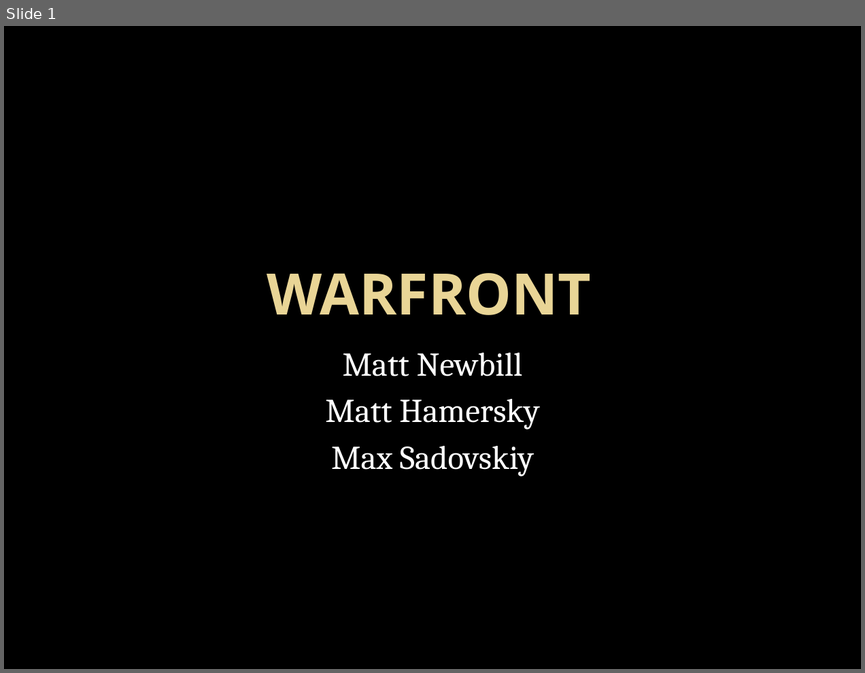
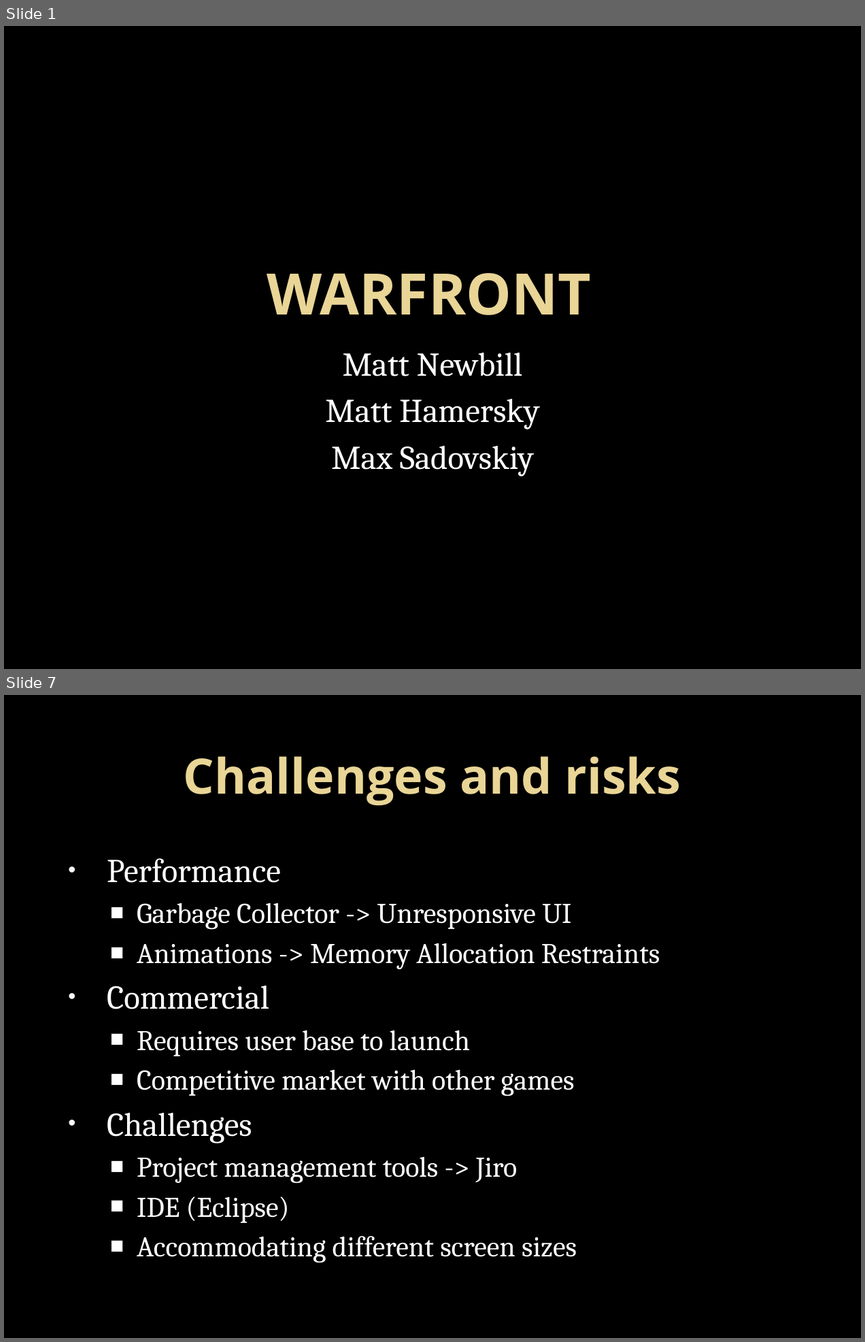
Before and after one commit to MattNewbill/android_combat_game, a slide deck: Project Specs/Matt N part 1 design.pptx. Shown one above the other, each under a label of ours: slide 1 before the commit, slides 1 and 7 after it; the slides between them are not shown. The pictures are 865x673 and 865x1342 pixels, drawn with LibreOffice and Linux fonts; fonts in the diff are those of the drawing; background and template pictures are left out. Boxes give left, top, right and bottom in pixels: in the first picture for what was removed or moved away, otherwise in the second. Text is boxed around its words. In the diff, an @@ line names an element or a change of style, - is before the commit and + after.

```diff
--- a/Project Specs/Matt N part 1 design.pptx
+++ b/Project Specs/Matt N part 1 design.pptx
@@ slide 7 added at <box>4,695,861,1338</box>, background picture (left out) @@
@@ title added at <box>184,756,681,806</box>, 41 pt, text gradient #EAD696 to #E7D081, bold @@
+Challenges and risks
@@ text added at <box>107,858,660,1263</box>, 24 pt, text #FFFFFF @@
+• Performance
+  ■ Garbage Collector -> Unresponsive UI
+  ■ Animations -> Memory Allocation Restraints
+• Commercial
+  ■ Requires user base to launch
+  ■ Competitive market with other games
+• Challenges
+  ■ Project management tools -> Jiro
+  ■ IDE (Eclipse)
+  ■ Accommodating different screen sizes
```
Also in this commit, not shown: 7 other slides added, 14 other files.
